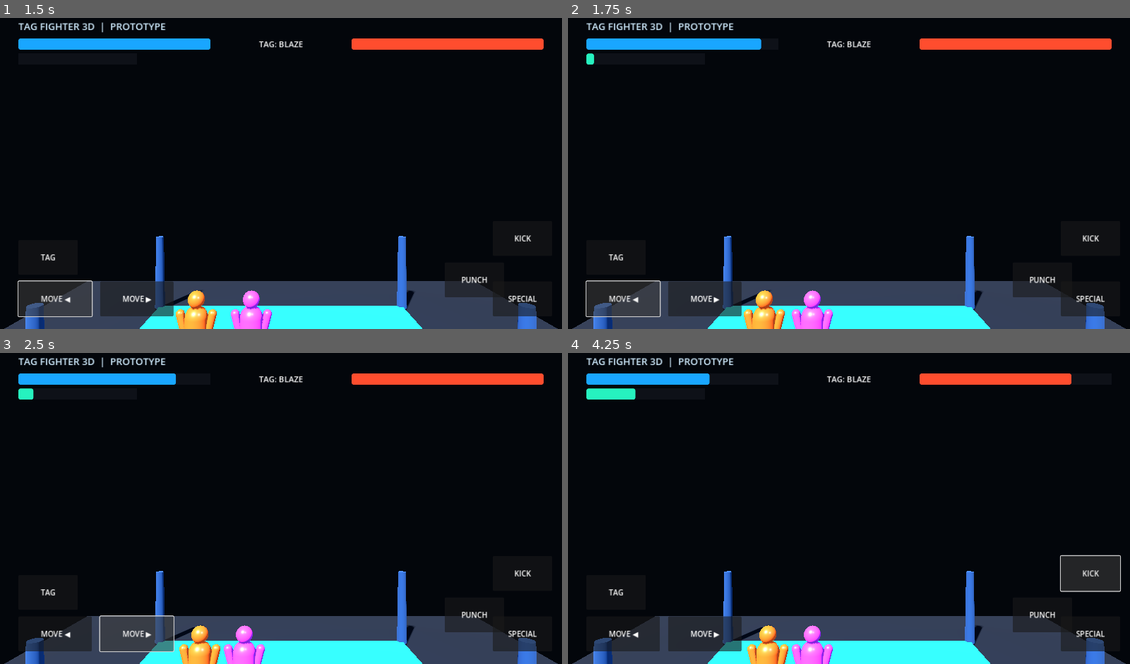
Above: before the commit, frames 1-4 (two rows, left to right).
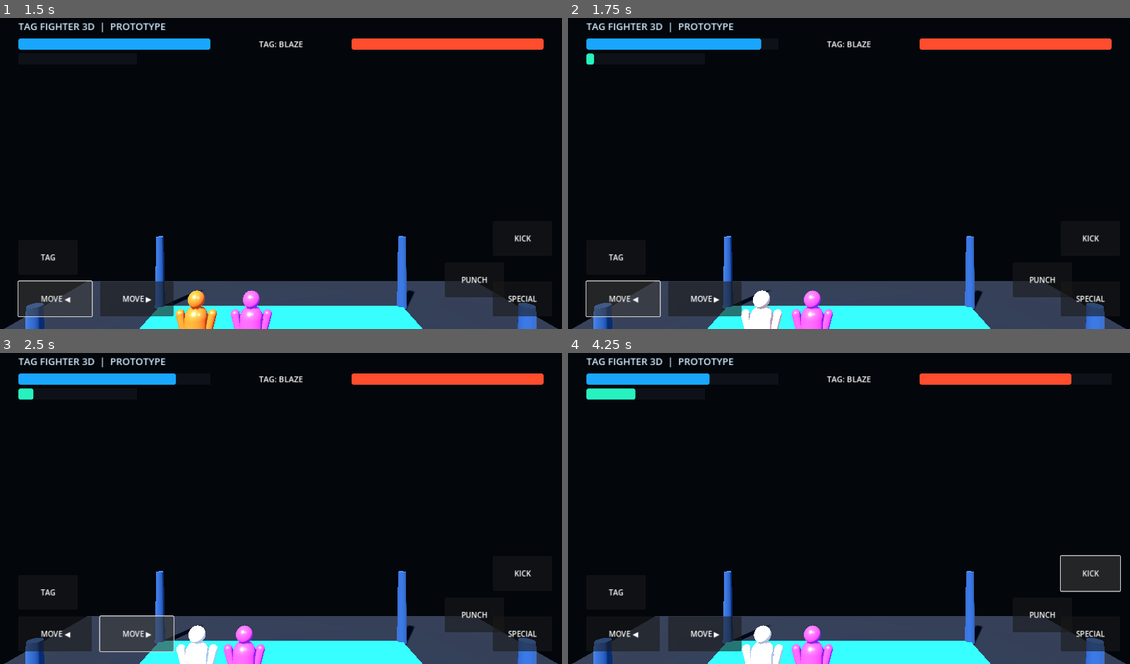
Above: after the commit, the same moments.

Repository: golukumar981884-dev/neon-clash
Game: Godot game, scene res://scenes/main.tscn
Two runs of this game, one before a commit and one after it. Both use one fixed random seed, a clock stepped at 60 frames per second and the inputs below.
Inputs:
- Up to frame 1 (1.5 s): click "TAG" at 0.5 s; click "MOVE ◀" at 1.25 s
- Up to frame 2 (1.75 s): no input
- Up to frame 3 (2.5 s): click "MOVE ▶" at 2 s
- Up to frame 4 (4.25 s): click "PUNCH" at 2.75 s; click "KICK" at 3.5 s

Frame 1 is identical in both runs. In frame 2, 0.6% of the frame differs, in the area x 30-39%, y 87-100%; in frame 3, 0.6%; in frame 4, 0.7%, in the area x 30-40%, y 87-100%.

Commit message:
Fix fighter hit range and add visible hit reactions

Diff:
--- a/scripts/fighter.gd
+++ b/scripts/fighter.gd
@@ -8,6 +8,8 @@
 var attack_cooldown := 0.0
 var is_active := false
 var opponent: Node3D
+var body_material: StandardMaterial3D
+var body_root: Node3D
 
 func setup(label: String, tint: Color) -> void:
     fighter_name = label
@@ -15,30 +17,32 @@
     _build_body()
 
 func _build_body() -> void:
-    var mat := StandardMaterial3D.new()
-    mat.albedo_color = team_color
-    mat.metallic = 0.18
-    mat.roughness = 0.34
-    mat.emission_enabled = true
-    mat.emission = team_color * 0.12
+    body_root = Node3D.new()
+    add_child(body_root)
+    body_material = StandardMaterial3D.new()
+    body_material.albedo_color = team_color
+    body_material.metallic = 0.18
+    body_material.roughness = 0.34
+    body_material.emission_enabled = true
+    body_material.emission = team_color * 0.12
 
     var body := MeshInstance3D.new()
     var capsule := CapsuleMesh.new()
     capsule.radius = 0.42
     capsule.height = 1.45
     body.mesh = capsule
-    body.material_override = mat
+    body.material_override = body_material
     body.position.y = 1.05
-    add_child(body)
+    body_root.add_child(body)
 
     var head := MeshInstance3D.new()
     var sphere := SphereMesh.new()
     sphere.radius = 0.31
     sphere.height = 0.62
     head.mesh = sphere
-    head.material_override = mat
+    head.material_override = body_material
     head.position.y = 2.02
-    add_child(head)
+    body_root.add_child(head)
 
     for side in [-1.0, 1.0]:
         var limb := MeshInstance3D.new()
@@ -46,45 +50,60 @@
         limb_mesh.radius = 0.16
         limb_mesh.height = 0.95
         limb.mesh = limb_mesh
-        limb.material_override = mat
+        limb.material_override = body_material
         limb.position = Vector3(side * 0.52, 1.18, 0.0)
         limb.rotation.z = side * -0.25
-        add_child(limb)
+        body_root.add_child(limb)
 
         var leg := MeshInstance3D.new()
         var leg_mesh := CapsuleMesh.new()
         leg_mesh.radius = 0.19
         leg_mesh.height = 0.9
         leg.mesh = leg_mesh
-        leg.material_override = mat
+        leg.material_override = body_material
         leg.position = Vector3(side * 0.22, 0.38, 0.0)
-        add_child(leg)
+        body_root.add_child(leg)
 
 func _process(delta: float) -> void:
     attack_cooldown = maxf(0.0, attack_cooldown - delta)
 
 func take_hit(amount: float) -> void:
+    if health <= 0.0:
+        return
     health = maxf(0.0, health - amount)
     power = minf(100.0, power + amount * 0.7)
+    _show_hit_reaction()
+
+func _show_hit_reaction() -> void:
+    if not is_instance_valid(body_root):
+        return
+    body_material.albedo_color = Color.WHITE
+    var tween := create_tween()
+    tween.tween_property(body_root, "position:x", -0.22 if rotation.y == 0.0 else 0.22, 0.07)
+    tween.tween_property(body_root, "position:x", 0.0, 0.12)
+    tween.parallel().tween_property(body_material, "albedo_color", team_color, 0.18)
 
 func attack(amount: float) -> bool:
     if attack_cooldown > 0.0 or health <= 0.0:
         return false
-    attack_cooldown = 0.42
+    attack_cooldown = 0.38
     if is_instance_valid(opponent) and opponent.has_method("take_hit"):
-        if global_position.distance_to(opponent.global_position) <= 3.0:
+        var distance := Vector2(global_position.x, global_position.z).distance_to(Vector2(opponent.global_position.x, opponent.global_position.z))
+        if distance <= 5.2:
             opponent.take_hit(amount)
             power = minf(100.0, power + 8.0)
             return true
     return false
 
 func special_attack() -> bool:
-    if power < 35.0 or attack_cooldown > 0.0 or health <= 0.0:
+    if attack_cooldown > 0.0 or health <= 0.0:
         return false
-    if not is_instance_valid(opponent) or global_position.distance_to(opponent.global_position) > 3.5:
+    if not is_instance_valid(opponent) or power < 20.0:
         return false
-    power -= 35.0
-    attack_cooldown = 0.9
-    if opponent.has_method("take_hit"):
-        opponent.take_hit(24.0)
+    var distance := Vector2(global_position.x, global_position.z).distance_to(Vector2(opponent.global_position.x, opponent.global_position.z))
+    if distance > 5.8:
+        return false
+    power -= 20.0
+    attack_cooldown = 0.85
+    opponent.take_hit(24.0)
     return true
